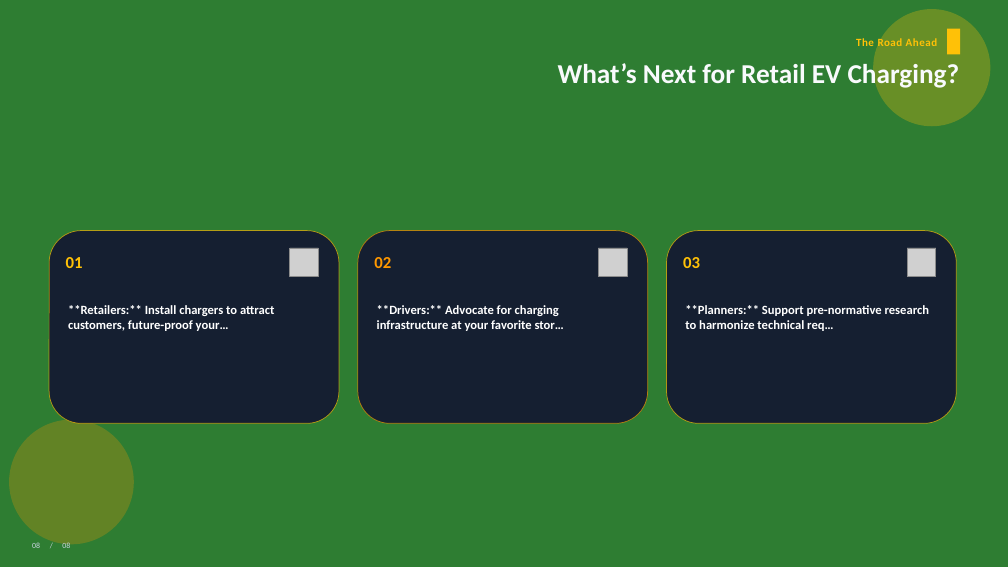
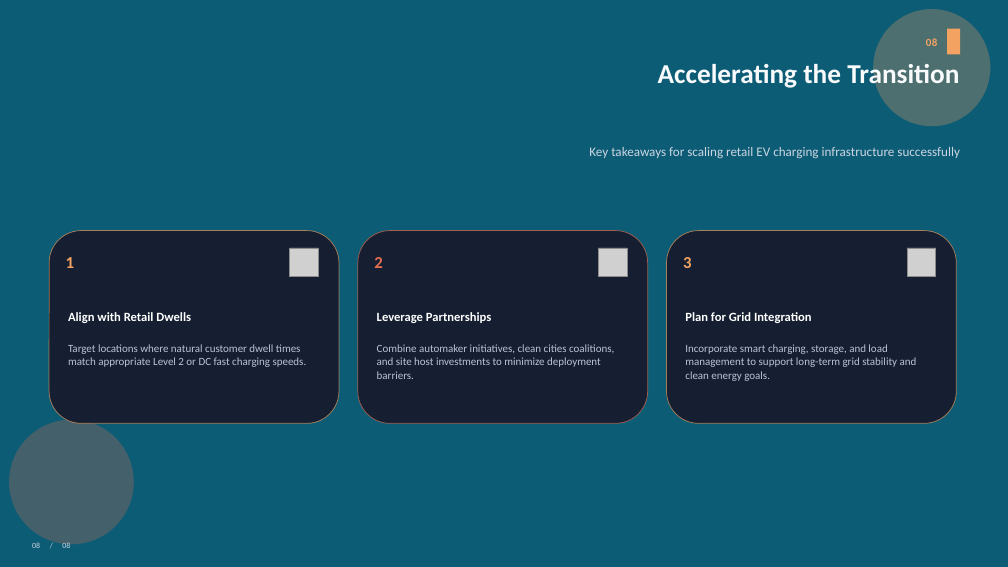
Before and after one commit to msmahdinejad/SourceLens, a slide deck: slide 8 of docs/demo/outputs/en/charge-while-you-shop-slide-deck.pptx. Drawn at 1008x567 pixels with LibreOffice and Linux fonts; fonts in the diff are those of the drawing; grey boxes stand for pictures. Boxes give left, top, right and bottom in pixels: in the first picture for what was removed or moved away, otherwise in the second. Text is boxed around its words. In the diff, an @@ line names an element or a change of style, - is before the commit and + after.

```diff
--- a/docs/demo/outputs/en/charge-while-you-shop-slide-deck.pptx
+++ b/docs/demo/outputs/en/charge-while-you-shop-slide-deck.pptx
@@ background #2E7D32 to #0D5C75 @@
@@ ellipse at (x1=873, y1=9, x2=991, y2=126): fill #FFC107 at 28% opacity to #F4A261 at 28% opacity @@
@@ rectangle at (x1=948, y1=29, x2=960, y2=54): fill #FFC107 to #F4A261 @@
@@ text at (x1=926, y1=38, x2=938, y2=46): text changed; text colour #FFC107 to #F4A261 @@
-The Road Ahead
+08
@@ text added at (x1=658, y1=61, x2=959, y2=90), 26 pt, text #F8FAFC, bold @@
+Accelerating the Transition
@@ text at (x1=589, y1=147, x2=960, y2=158): text changed; size 26 to 12.5 pt; text colour #F8FAFC to #CBD5E1; bold off @@
-What’s Next for Retail EV Charging?
+Key takeaways for scaling retail EV charging infrastructure successfully
@@ rounded rectangle at (x1=49, y1=231, x2=339, y2=423): outline #FFC107 0.7 pt to #F4A261 0.7 pt @@
@@ rounded rectangle at (x1=358, y1=231, x2=647, y2=423): outline #FF9800 0.7 pt to #E76F51 0.7 pt @@
@@ rounded rectangle at (x1=667, y1=231, x2=957, y2=423): outline #FFC107 0.7 pt to #F4A261 0.7 pt @@
@@ text at (x1=66, y1=257, x2=74, y2=268): text changed; text colour #FFC107 to #F4A261 @@
-01
+1
@@ text at (x1=374, y1=257, x2=382, y2=268): text changed; text colour #FF9800 to #E76F51 @@
-02
+2
@@ text at (x1=683, y1=257, x2=691, y2=268): text changed; text colour #FFC107 to #F4A261 @@
-03
+3
@@ text at (x1=68, y1=312, x2=191, y2=323): text changed @@
-**Retailers:** Install chargers to attract customers, future-proof your…
+Align with Retail Dwells
@@ text at (x1=377, y1=312, x2=491, y2=323): text changed @@
-**Drivers:** Advocate for charging infrastructure at your favorite stor…
+Leverage Partnerships
@@ text at (x1=685, y1=312, x2=812, y2=323): text changed @@
-**Planners:** Support pre-normative research to harmonize technical req…
+Plan for Grid Integration
@@ text added at (x1=68, y1=344, x2=307, y2=367), 10.5 pt, text #B8C3D4 @@
+Target locations where natural customer dwell times match appropriate Level 2 or DC fast charging speeds.
@@ text added at (x1=377, y1=344, x2=614, y2=379), 10.5 pt, text #B8C3D4 @@
+Combine automaker initiatives, clean cities coalitions, and site host investments to minimize deployment barriers.
@@ text added at (x1=685, y1=344, x2=917, y2=381), 10.5 pt, text #B8C3D4 @@
+Incorporate smart charging, storage, and load management to support long-term grid stability and clean energy goals.
@@ ellipse at (x1=9, y1=420, x2=134, y2=544): fill #FF9800 at 25% opacity to #E76F51 at 25% opacity @@
```
Also in this commit, not shown: 1 other slide changed, 6 slides added, 6 slides removed, 36 other files.
